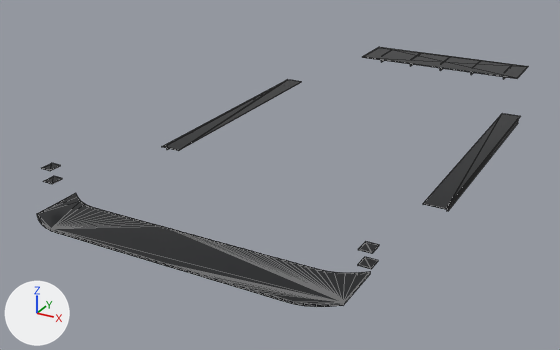
Renders of the glTF model assets/parts/aero/apex_v8_aero_kit.glb from each side of a commit.
Before and after are seen from a 50 mm camera at (2.1, -4.98, 1.93) aimed at (-0.38, -0.48, -0.32). The axes (+X, +Y, +Z) are drawn at lower left. The lights are the same throughout. The picture after the commit comes second. Mesh edges are drawn as thin lines. Vertices at exactly the same position are counted once.

In view in the first picture: 'model'.
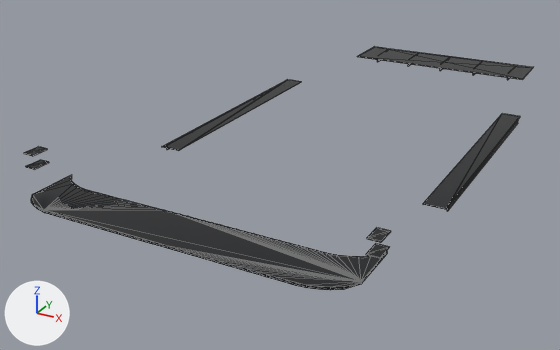
Where the change shows, as pixel boxes (x1, y1, x2, y2) in the pictures (560 x 350 px; the box of a moved part takes in the faces that stretch with it):
'model', reshaped, moved, rescaled (6% shorter)
    before: (37, 47, 528, 307)
    after: (24, 46, 533, 290)
part 1 of me_model, added
    after: (366, 243, 390, 259)
part 2 of me_model, added
    after: (367, 228, 391, 243)
part 3 of me_model, added
    after: (25, 160, 49, 170)
part 4 of me_model, added
    after: (24, 146, 47, 156)
part 5 of me_model, added
    after: (357, 46, 533, 80)
part 6 of me_model, rebuilt (7% wider)
    before: (37, 193, 370, 307)
    after: (31, 174, 387, 290)
part 7 of me_model, deleted
    before: (358, 241, 379, 254)
part 8 of me_model, deleted
    before: (43, 176, 62, 184)
part 9 of me_model, deleted
    before: (41, 163, 61, 171)
part 10 of me_model, deleted
    before: (358, 257, 378, 269)
part 11 of me_model, moved or reshaped
    before: (167, 68, 519, 211)
    after: (167, 68, 518, 211)

The change, as a list of edits to the scene's bpy script:
```text
Change me_model:
    used by ob_model
    remove me_model.from_pydata(...)  # 264 vertices, 468 faces; spans x -0.44..0.44, y -1.0..1.0, z -0.07..0.07
    add me_model.from_pydata(...)  # 272 vertices, 484 faces; spans x -0.46..0.46, y -1.0..1.0, z -0.09..0.09
    me_model part 1: a new loose piece, a box spanning x 0.4286..0.4577, y -0.9225..-0.874, z 0.0553..0.0579, in mat_carbon (black #1c1e21)
    me_model part 2: a new loose piece, a box spanning x 0.4286..0.4577, y -0.9225..-0.874, z 0.09..0.0927, in mat_carbon (black #1c1e21)
    me_model part 3: a new loose piece, a box spanning x -0.4577..-0.4286, y -0.9225..-0.874, z 0.0553..0.0579, in mat_carbon (black #1c1e21)
    me_model part 4: a new loose piece, a box spanning x -0.4577..-0.4286, y -0.9225..-0.874, z 0.09..0.0927, in mat_carbon (black #1c1e21)
    me_model part 5: a new loose piece, a box spanning x -0.3418..0.3418, y 0.8135..1.0, z -0.0657..-0.0623, in mat_carbon (black #1c1e21)
    me_model part 6: the loose piece of 152 vertices spanning x -0.4..0.4, y -1.0..-0.82, z -0.02 is rebuilt with 160 vertices and now spans x -0.42..0.43, y -1.0..-0.8, z 0.0
    me_model part 7: the loose piece of 8 vertices spanning x 0.4..0.43, y -0.9..-0.86, z 0.07 is deleted
    me_model part 8: the loose piece of 8 vertices spanning x -0.43..-0.4, y -0.9..-0.86, z 0.03..0.04 is deleted
    me_model part 9: the loose piece of 8 vertices spanning x -0.43..-0.4, y -0.9..-0.86, z 0.07 is deleted
    me_model part 10: the loose piece of 8 vertices spanning x 0.4..0.43, y -0.9..-0.86, z 0.03..0.04 is deleted
    me_model part 11
    16 vertices are removed from x -0.43..0.43, y -0.4..0.99, z -0.06..-0.04
    36 faces are deleted
    4 vertices move within x -0.43..0.43, y -0.4..0.35, z -0.06
    16 vertices are added at x -0.44..0.44, y -0.4..0.99, z -0.09..-0.06
    36 new faces join them
    other edits to the shape of me_model do not show in these pictures
Change ob_model:
    ob_model.location: (0.0, -0.055, 0.062) -> (0.0, -0.0562, 0.111)
    ob_model.scale: (2.31, 2.31, 2.31) -> (2.3, 2.3, 2.3)
```
